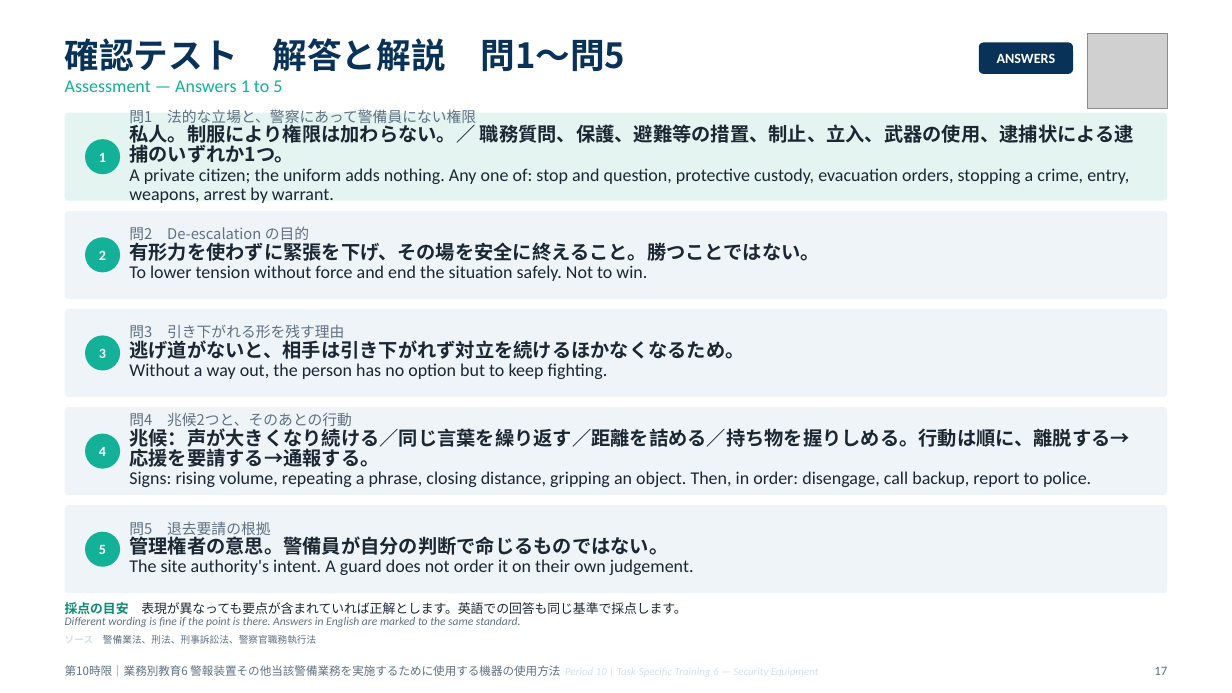
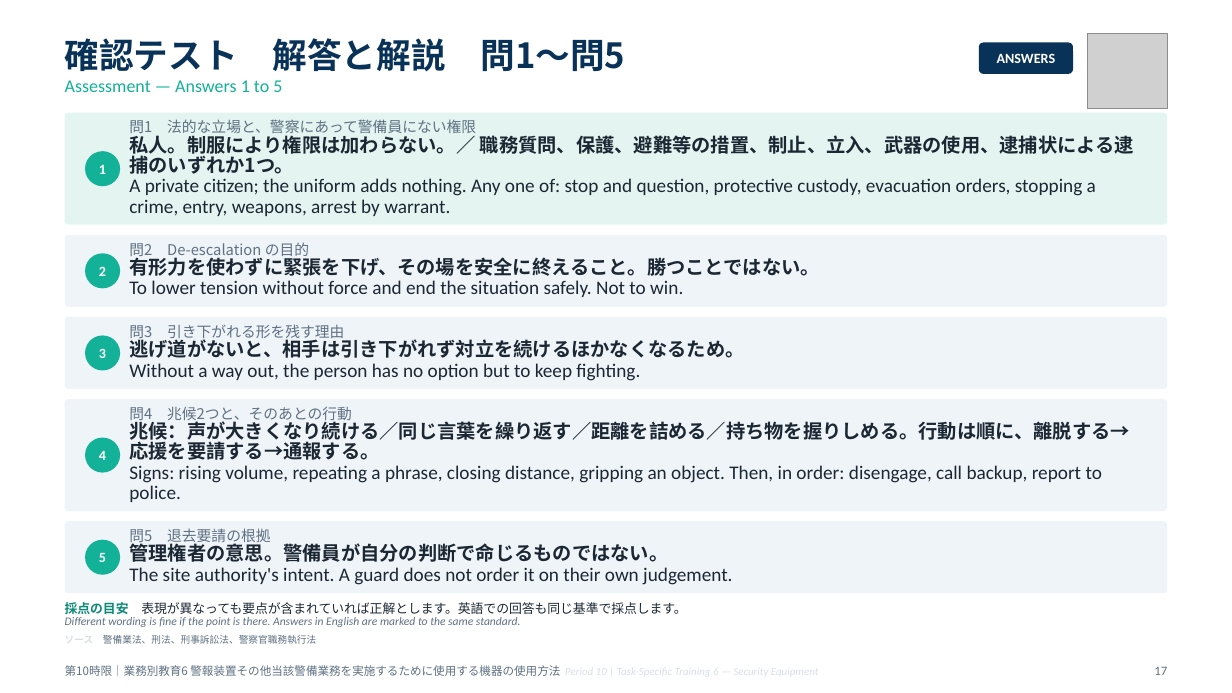
Before and after one commit to hrsmhiroshi-cpu/Training-, a slide deck: slide 17 of decks/06_10限_機器と総括.pptx. Drawn at 1232x693 pixels with LibreOffice and Linux fonts; fonts in the diff are those of the drawing; grey boxes stand for pictures. Boxes give left, top, right and bottom in pixels: in the first picture for what was removed or moved away, otherwise in the second. Text is boxed around its words. In the diff, an @@ line names an element or a change of style, - is before the commit and + after.

```diff
--- a/decks/06_10限_機器と総括.pptx
+++ b/decks/06_10限_機器と総括.pptx
@@ rounded rectangle: place and size @@
-rounded rectangle at bbox=[65, 113, 1167, 201]
+rounded rectangle at bbox=[65, 113, 1167, 225]
@@ 2 texts, 2 ellipses: place and size @@
-2 texts, 2 ellipses at bbox=[85, 140, 120, 567]
+2 texts, 2 ellipses at bbox=[85, 152, 120, 575]
@@ text at bbox=[129, 178, 1096, 216]: size 14 to 15 pt in "A private citizen; the uniform adds nothing. ..." @@
@@ proportions changed in 5 elements at bbox=[65, 317, 1167, 389], bbox=[65, 399, 1167, 511], bbox=[65, 521, 1167, 593], bbox=[65, 113, 1167, 225], bbox=[65, 235, 1167, 307] @@
@@ rounded rectangle: place and size @@
-rounded rectangle at bbox=[65, 211, 1167, 299]
+rounded rectangle at bbox=[65, 235, 1167, 307]
@@ text "2": place and size @@
-text "2" at bbox=[99, 250, 106, 260]
+text "2" at bbox=[99, 266, 106, 276]
@@ ellipse: place and size @@
-ellipse at bbox=[85, 238, 120, 273]
+ellipse at bbox=[85, 253, 120, 288]
@@ text "問2 De-escalation の目的": place and size @@
-text "問2 De-escalation の目的" at bbox=[129, 226, 819, 261]
+text "問2 De-escalation の目的" at bbox=[129, 242, 819, 297]
@@ text at bbox=[129, 280, 683, 297]: size 14 to 15 pt in "To lower tension without force and end ..." @@
@@ rounded rectangle: place and size @@
-rounded rectangle at bbox=[65, 309, 1167, 396]
+rounded rectangle at bbox=[65, 317, 1167, 389]
@@ text at bbox=[129, 363, 640, 381]: size 14 to 15 pt in "Without a way out, the person has ..." @@
@@ rounded rectangle: place and size @@
-rounded rectangle at bbox=[65, 408, 1167, 495]
+rounded rectangle at bbox=[65, 399, 1167, 511]
@@ text "4": place and size @@
-text "4" at bbox=[99, 447, 106, 456]
+text "4" at bbox=[99, 451, 106, 460]
@@ ellipse: place and size @@
-ellipse at bbox=[85, 433, 120, 469]
+ellipse at bbox=[85, 438, 120, 473]
@@ text at bbox=[129, 465, 1102, 502]: size 14 to 15 pt in "Signs: rising volume, repeating a phrase, closing ..." @@
@@ rounded rectangle: place and size @@
-rounded rectangle at bbox=[65, 506, 1167, 593]
+rounded rectangle at bbox=[65, 521, 1167, 593]
@@ text "問5 退去要請の根拠": place and size @@
-text "問5 退去要請の根拠" at bbox=[129, 521, 694, 575]
+text "問5 退去要請の根拠" at bbox=[129, 528, 732, 585]
@@ text at bbox=[129, 567, 732, 585]: size 14 to 15 pt in "The site authority's intent. A guard does ..." @@
```
Also in this commit, not shown: 16 other slides changed, 17 other files.
